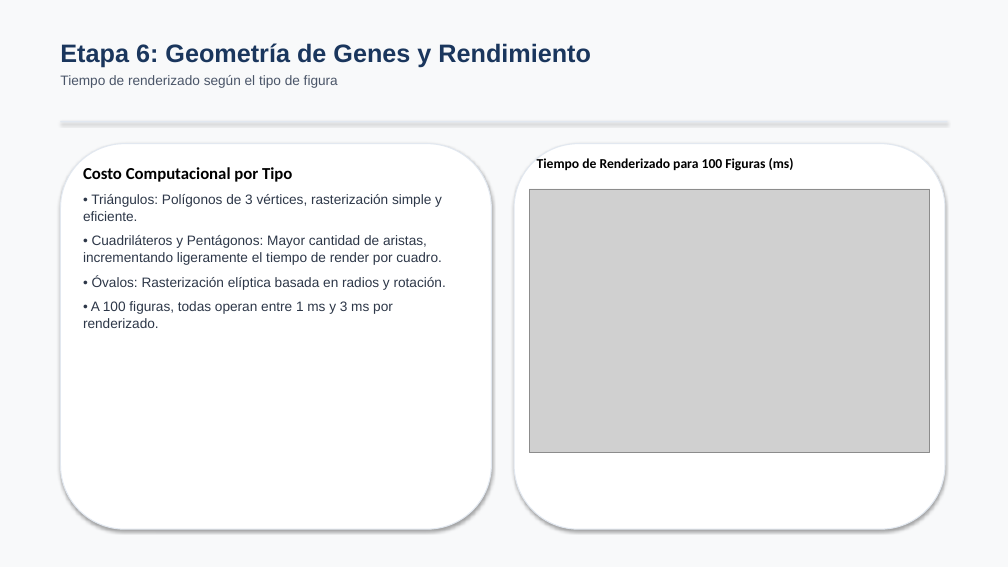
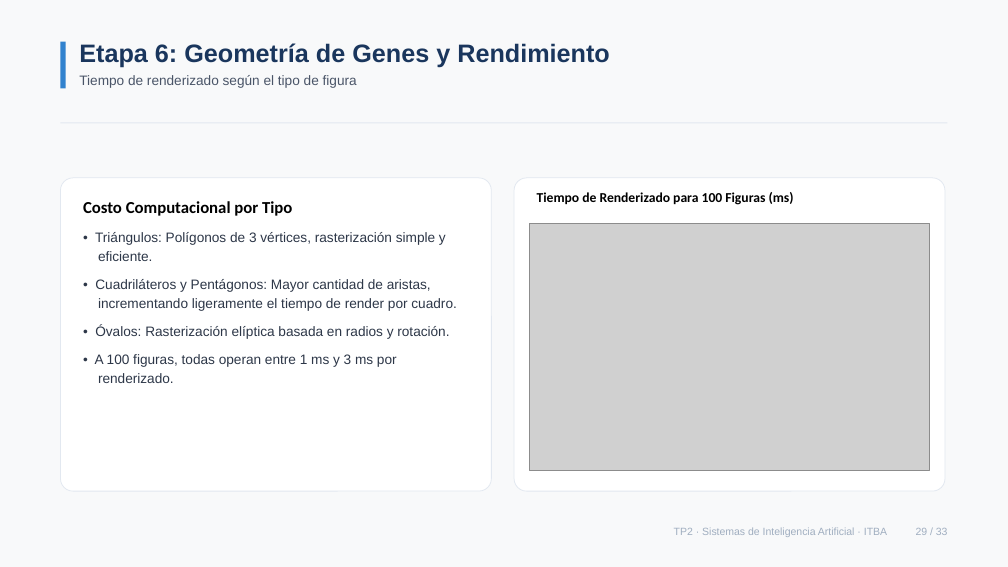
Before and after one commit to cgarros33/sia-tp2, a slide deck: slide 29 of docs/presentacion/presentacion_tp2.pptx. Drawn at 1008x567 pixels with LibreOffice and Linux fonts; fonts in the diff are those of the drawing; grey boxes stand for pictures. Boxes give left, top, right and bottom in pixels: in the first picture for what was removed or moved away, otherwise in the second. Text is boxed around its words. In the diff, an @@ line names an element or a change of style, - is before the commit and + after.

```diff
--- a/docs/presentacion/presentacion_tp2.pptx
+++ b/docs/presentacion/presentacion_tp2.pptx
@@ rectangle at [0, 0, 1008, 567]: shadow off @@
@@ rectangle added at [60, 42, 66, 88], fill #3182CE @@
@@ text "Etapa 6: Geometría de Genes ...": place and size @@
-text "Etapa 6: Geometría de Genes ..." at [60, 43, 591, 88]
+text "Etapa 6: Geometría de Genes ..." at [79, 43, 610, 88]
@@ rectangle at [60, 123, 948, 123]: shadow off @@
@@ rounded rectangle: place and size @@
-rounded rectangle at [60, 144, 492, 529]
+rounded rectangle at [60, 178, 492, 491]
@@ rounded rectangle at [60, 178, 492, 491]: outline #E2E8F0 1 pt to #E2E8F0 0.75 pt; shadow off; proportions changed @@
@@ rounded rectangle at [514, 178, 945, 491]: outline #E2E8F0 1 pt to #E2E8F0 0.75 pt; shadow off; proportions changed @@
@@ rounded rectangle: place and size @@
-rounded rectangle at [514, 144, 945, 529]
+rounded rectangle at [514, 178, 945, 491]
@@ text "Costo Computacional por Tipo": place and size @@
-text "Costo Computacional por Tipo" at [83, 167, 446, 328]
+text "Costo Computacional por Tipo" at [83, 201, 456, 383]
@@ text "Tiempo de Renderizado para 100 ...": place and size @@
-text "Tiempo de Renderizado para 100 ..." at [537, 158, 794, 171]
+text "Tiempo de Renderizado para 100 ..." at [537, 192, 794, 205]
@@ text at [95, 232, 456, 383]: indent changed; line spacing 1 to 1.15; more space between paragraphs @@
@@ picture: place and size @@
-picture at [529, 189, 930, 453]
+picture at [529, 223, 930, 470]
@@ text added at [674, 527, 948, 537], 10 pt, text #A0AEC0 @@
+TP2 · Sistemas de Inteligencia Artificial · ITBA 29 / 33
```
Also in this commit, not shown: 32 other slides changed, 1 other file.
